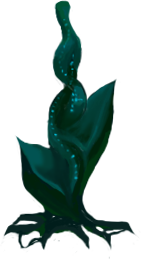
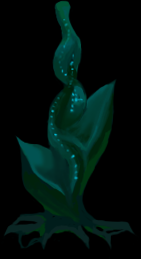
Before/after of a 141 × 259 layered artwork. What changed in the layer stack:
added layer "Layer 1" over [0,0,141,259]
